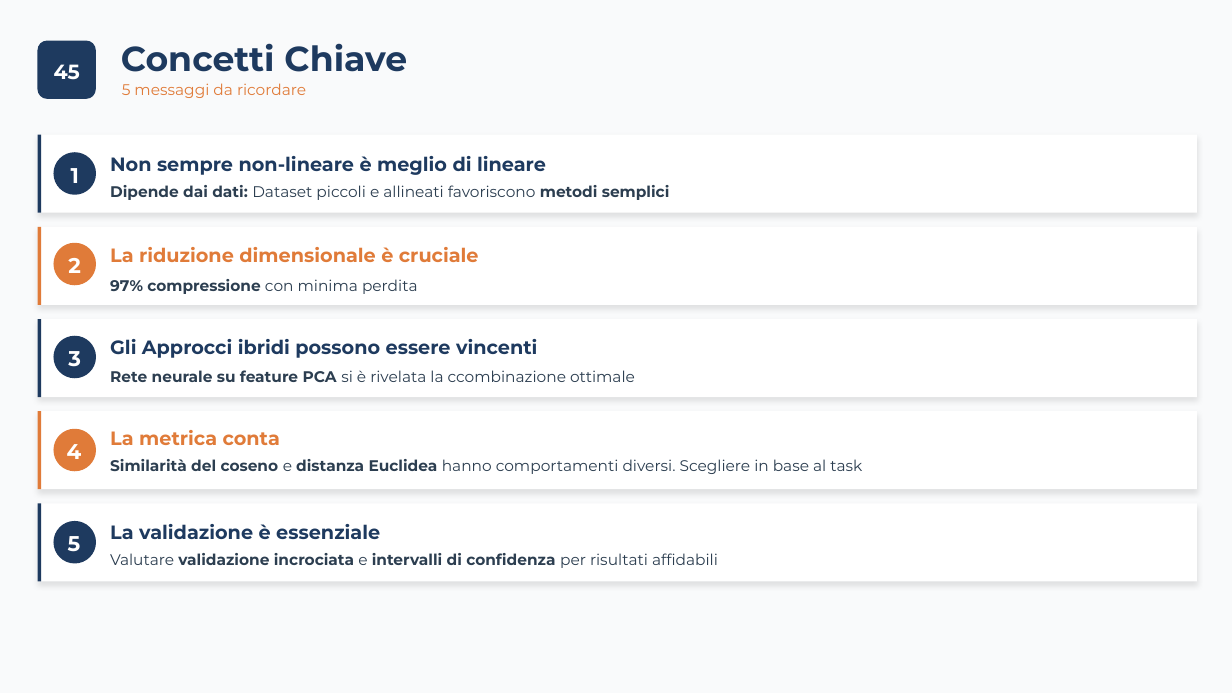
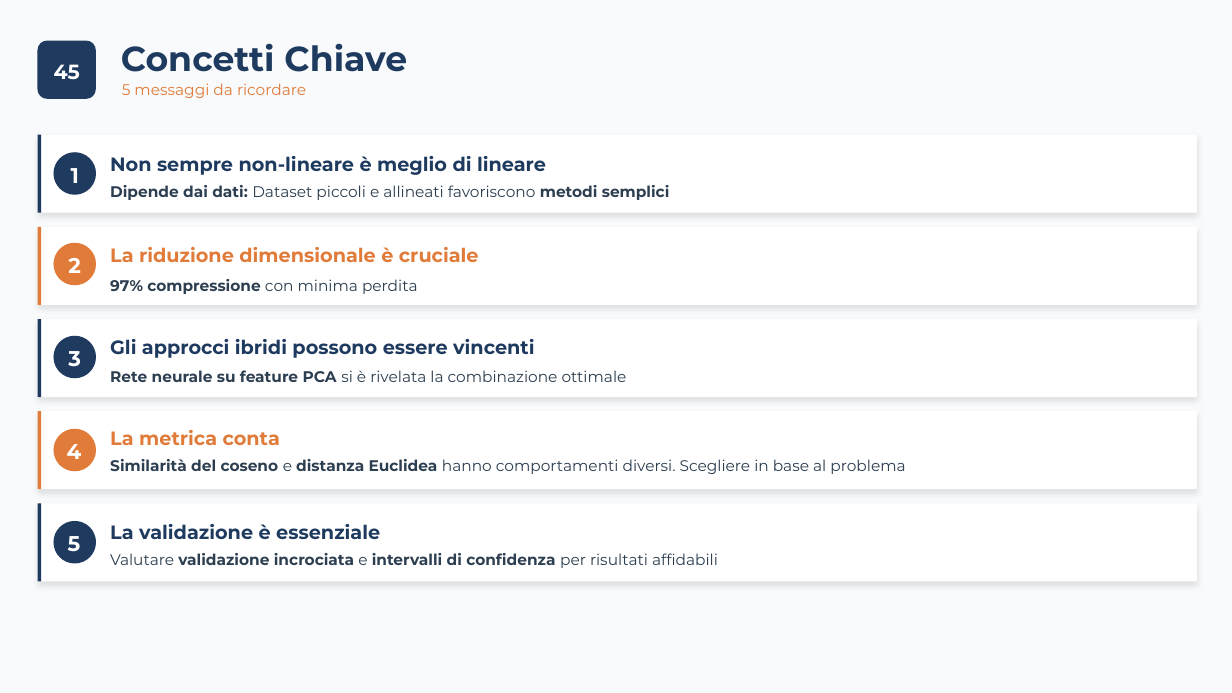
Before and after one commit to carrieroroberto/face-recognition-dimensionality-reduction, a slide deck: slide 47 of results/presentation/Carriero, Leone - Analisi Comparativa per Riduzione Dimensionale, Approccio Lineare e Non-Lineare per Riconoscimento e Verifica Facciale.pptx. Drawn at 1232x693 pixels with LibreOffice and Linux fonts; fonts in the diff are those of the drawing. Boxes give left, top, right and bottom in pixels: in the first picture for what was removed or moved away, otherwise in the second. Text is boxed around its words. In the diff, an @@ line names an element or a change of style, - is before the commit and + after.

```diff
--- a/results/presentation/Carriero, Leone - Analisi Comparativa per Riduzione Dimensionale, Approccio Lineare e Non-Lineare per Riconoscimento e Verifica Facciale.pptx
+++ b/results/presentation/Carriero, Leone - Analisi Comparativa per Riduzione Dimensionale, Approccio Lineare e Non-Lineare per Riconoscimento e Verifica Facciale.pptx
@@ text at (110, 339, 534, 358): text changed @@
-Gli Approcci ibridi possono essere vincenti
+Gli approcci ibridi possono essere vincenti
@@ text at (110, 370, 627, 382): text changed @@
-Rete neurale su feature PCA si è rivelata la ccombinazione ottimale
+Rete neurale su feature PCA si è rivelata la combinazione ottimale
@@ text at (110, 459, 905, 474): text changed @@
-Similarità del coseno e distanza Euclidea hanno comportamenti diversi. Scegliere in base al task
+Similarità del coseno e distanza Euclidea hanno comportamenti diversi. Scegliere in base al problema
```
Also in this commit, not shown: 3 other slides changed, 1 other file.
